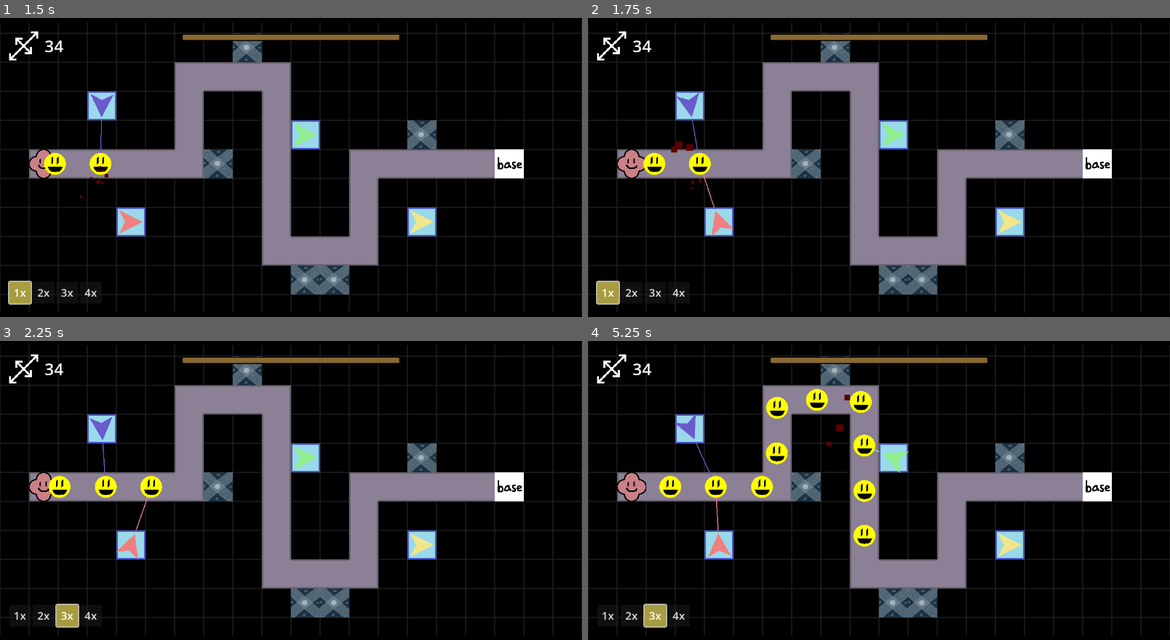
Above: before the commit, frames 1-4 (two rows, left to right).
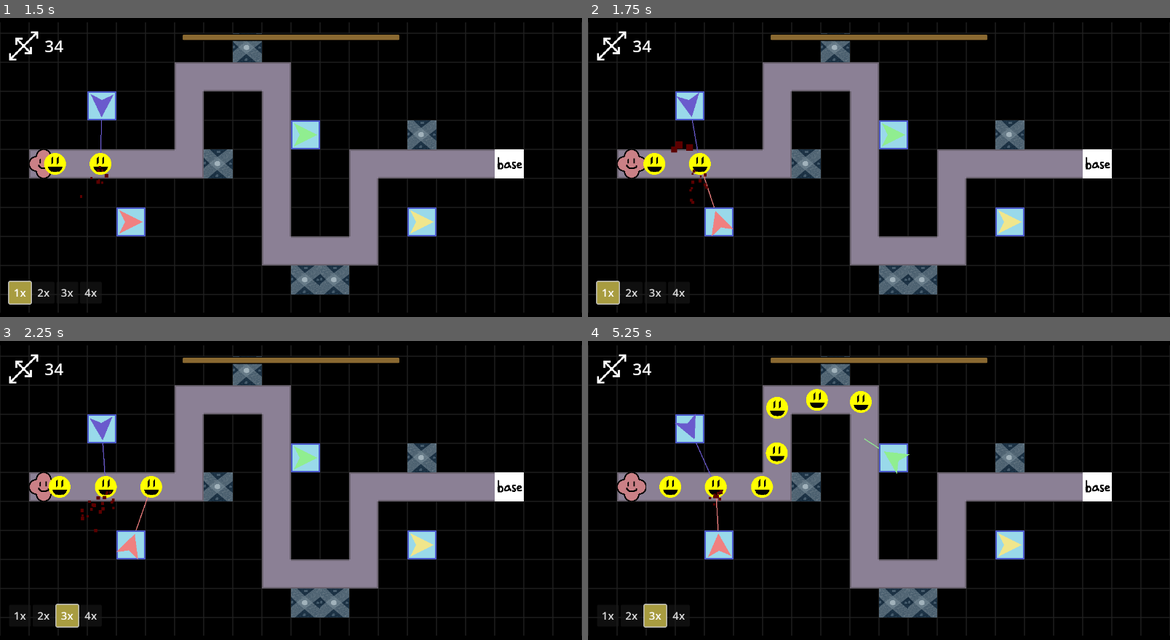
Above: after the commit, the same moments.

Repository: ladybunne/gmtk-game-jam-2024
Game: Godot game, scene res://MainScene.tscn
The game is run twice, just before and just after one commit, with the same random seed, the same clock (stepped at 60 frames per second) and the same inputs.
Inputs:
- Up to frame 1 (1.5 s): click "2x" at 0.5 s; click "1x" at 1.25 s
- Up to frame 2 (1.75 s): no input
- Up to frame 3 (2.25 s): click "3x" at 2 s
- Up to frame 4 (5.25 s): click "4x" at 2.75 s; click "1x" at 3.5 s; click "2x" at 4.25 s; click "3x" at 5 s

Frame 1 is identical in both runs. In frame 2, less than 0.1% of the frame differs, in the area x 17-21%, y 50-63%; in frame 3, 0.1%; in frame 4, 0.8%, in the area x 20-56%, y 17-69%.

Commit message:
merge fix

Diff:
--- a/GameThings/Tower.tscn
+++ b/GameThings/Tower.tscn
@@ -151,7 +151,7 @@
 [node name="RadiusOutline" type="NinePatchRect" parent="."]
 unique_name_in_owner = true
 material = SubResource("ShaderMaterial_gyrhp")
-anchors_preset = -1
+anchors_preset = 15
 anchor_right = 1.0
 anchor_bottom = 1.0
 offset_left = -64.0
--- a/Scenes/TestLevel.tscn
+++ b/Scenes/TestLevel.tscn
@@ -10,7 +10,7 @@
 resource_local_to_scene = true
 script = ExtResource("5_y5u2a")
 damage = 2.0
-cooldown = 3.0
+cooldown = 0.5
 target_range = 75.0
 splash_range = 5.0
 ammo_capacity = 10.0
@@ -52,7 +52,7 @@
 
 [node name="TestLevel" type="Node2D"]
 
-[node name="Level" parent="." instance=ExtResource("1_2db0s")]
+[node name="Level" parent="." groups=["Tilemap"] instance=ExtResource("1_2db0s")]
 tile_map_data = PackedByteArray("AAABAAUAAAACAAMAAAACAAUAAAACAAAAAAADAAUAAAACAAAAAAAEAAUAAAACAAAAAAAFAAUAAAACAAAAAAAGAA …(528 unchanged characters)…
 
 [node name="Spawner" parent="." instance=ExtResource("3_lq0i7")]
